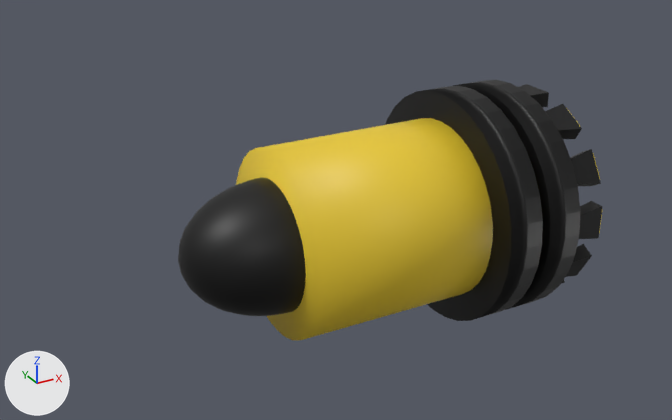
A saved change to the glTF model assets/ship/thruster/SpaceshipThruster.glb.
Both versions are drawn from a 50 mm lens placed at (-5.57, -7.8, 4.14), pointed at (-1.13, 0.28, 0.1). The lights are fixed; the arrows at lower left show +X, +Y and +Z. Where no turn or scale is listed for an object, it has been applied to the vertices.
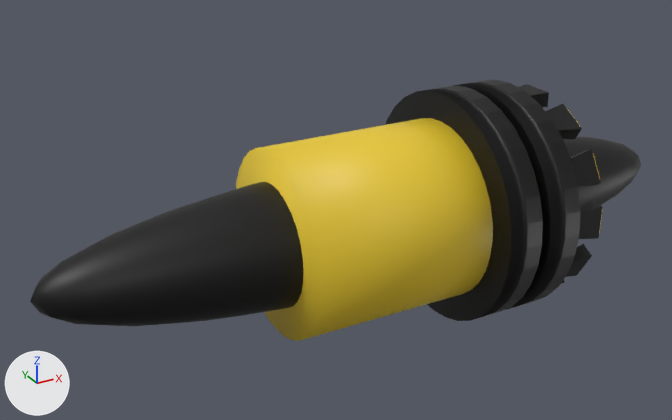
Where the change shows, as pixel boxes [x1, y1, x2, y2] in the pictures (672 x 420 px):
'Sphere', moved, rescaled: before [178, 177, 306, 316]; after [30, 136, 641, 326]

The change, as a list of edits to the scene's bpy script:
```text
Change ob_sphere:
    ob_sphere.location: (-2.0, 0.0, 0.0) -> (-0.7, 0.0, 0.0)
    ob_sphere.scale: (1.0, 0.7, 0.7) -> (3.74, 0.7, 0.7)
```
